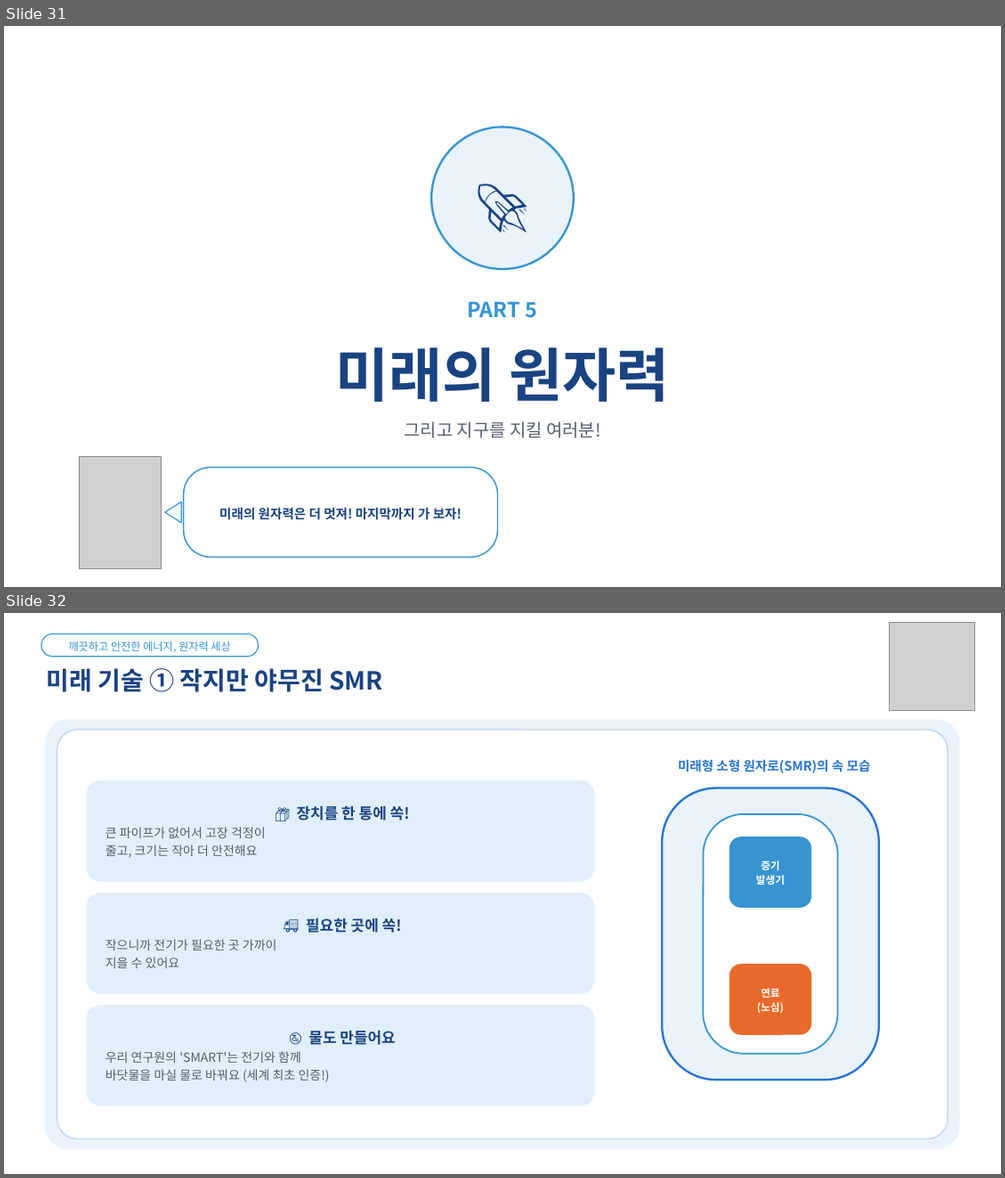
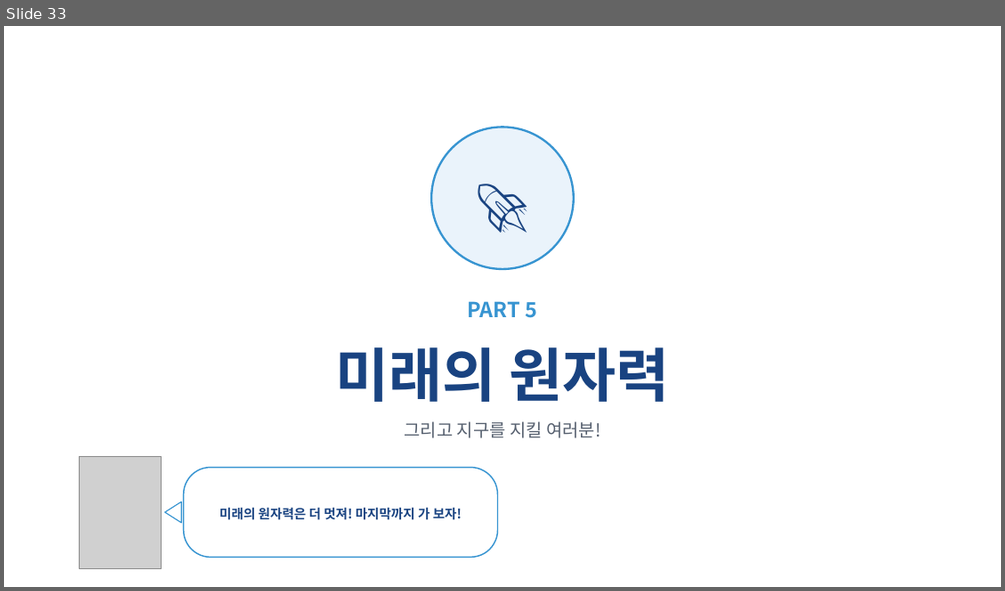
Before and after one commit to parksang-jun/ecture-materials, a slide deck: 강의자료/원자력과 탄소중립_표준양식.pptx. Shown one above the other, each under a label of ours: slides 31 and 32 before the commit, slide 33 after it. The pictures are 1005x1178 and 1005x591 pixels, drawn with LibreOffice and Linux fonts; fonts in the diff are those of the drawing; grey boxes stand for pictures. Boxes give left, top, right and bottom in pixels: in the first picture for what was removed or moved away, otherwise in the second. Text is boxed around its words. In the diff, an @@ line names an element or a change of style, - is before the commit and + after.

```diff
--- a/강의자료/원자력과 탄소중립_표준양식.pptx
+++ b/강의자료/원자력과 탄소중립_표준양식.pptx
@@ slide 32 removed at bbox=[4, 613, 1001, 1174], background #FFFFFF @@
@@ rounded rectangle removed at bbox=[41, 634, 259, 657] @@
-깨끗하고 안전한 에너지, 원자력 세상
@@ picture removed at bbox=[890, 622, 975, 710] @@
@@ text removed at bbox=[47, 668, 382, 692] @@
-미래 기술 ① 작지만 야무진 SMR
@@ rounded rectangle removed at bbox=[45, 719, 960, 1149] @@
@@ rounded rectangle removed at bbox=[57, 730, 947, 1139] @@
@@ text removed at bbox=[678, 759, 871, 773] @@
-미래형 소형 원자로(SMR)의 속 모습
@@ rounded rectangle removed at bbox=[86, 780, 595, 882] @@
-📦 장치를 한 통에 쏙!
-큰 파이프가 없어서 고장 걱정이
-줄고, 크기는 작아 더 안전해요
@@ rounded rectangle removed at bbox=[662, 788, 879, 1079] @@
@@ rounded rectangle removed at bbox=[704, 814, 838, 1054] @@
@@ rounded rectangle removed at bbox=[729, 836, 811, 908] @@
-증기
-발생기
@@ rounded rectangle removed at bbox=[86, 892, 595, 994] @@
-🚚 필요한 곳에 쏙!
-작으니까 전기가 필요한 곳 가까이
-지을 수 있어요
@@ rounded rectangle removed at bbox=[729, 964, 811, 1035] @@
-연료
-(노심)
@@ rounded rectangle removed at bbox=[86, 1005, 595, 1106] @@
-🚰 물도 만들어요
-우리 연구원의 'SMART'는 전기와 함께
-바닷물을 마실 물로 바꿔요 (세계 최초 인증!)
@@ what was slide 31 is now slide 33 @@
```
Also in this commit, not shown: 18 slides changed, 8 slides added, 4 other slides removed, 1 other file.
